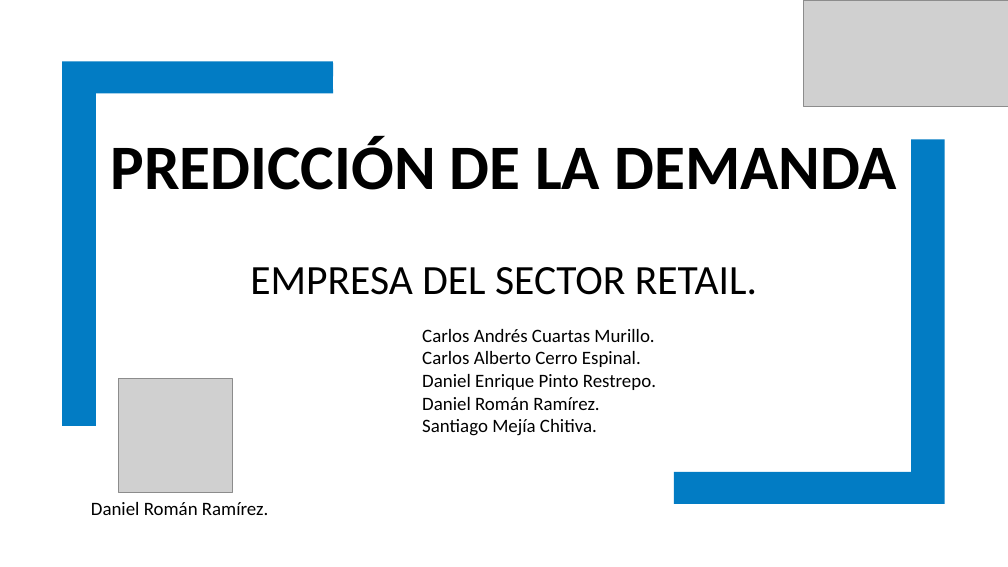
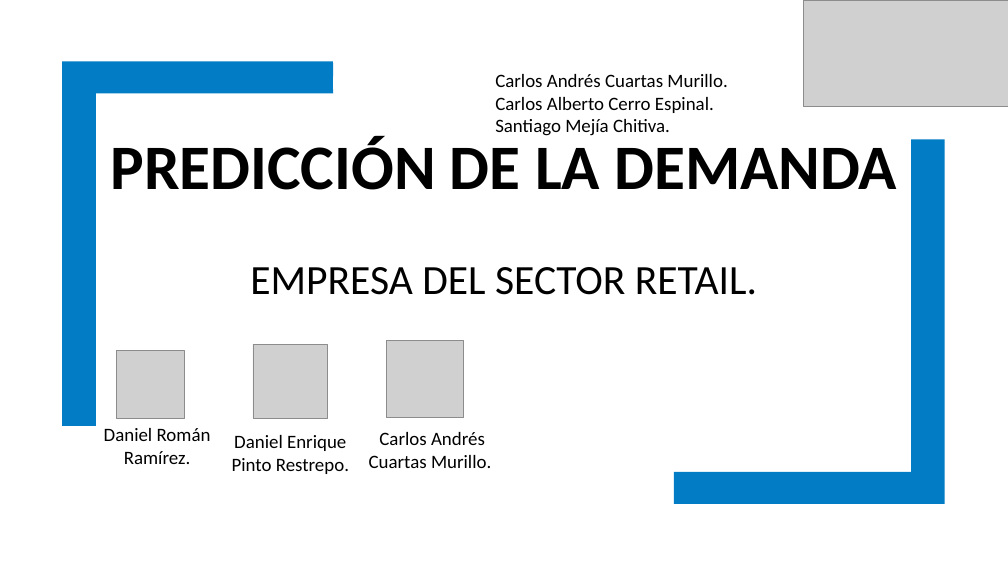
Before and after one commit to mcdya2020/Proyecto-integrador-2020, a slide deck: slide 1 of 2. Presentación final/Presentación PI-2 V2.pptx. Drawn at 1008x567 pixels with LibreOffice and Linux fonts; fonts in the diff are those of the drawing; grey boxes stand for pictures. Boxes give left, top, right and bottom in pixels: in the first picture for what was removed or moved away, otherwise in the second. Text is boxed around its words. In the diff, an @@ line names an element or a change of style, - is before the commit and + after.

```diff
--- a/2. Presentación final/Presentación PI-2 V2.pptx
+++ b/2. Presentación final/Presentación PI-2 V2.pptx
@@ text "Carlos Andrés Cuartas Murillo.": place and size @@
-text "Carlos Andrés Cuartas Murillo." at (422, 329, 656, 436)
+text "Carlos Andrés Cuartas Murillo." at (495, 74, 727, 136)
@@ picture: place and size @@
-picture at (118, 378, 232, 492)
+picture at (116, 351, 185, 419)
@@ picture added at (253, 344, 328, 419) @@
@@ picture added at (386, 340, 464, 418) @@
@@ text at (422, 374, 656, 410): paragraphs removed @@
-Daniel Enrique Pinto Restrepo.
-Daniel Román Ramírez.
@@ text "Daniel Román Ramírez.": place and size @@
-text "Daniel Román Ramírez." at (91, 502, 268, 515)
+text "Daniel Román Ramírez." at (104, 428, 211, 464)
@@ text "Daniel Román Ramírez." at (104, 428, 211, 464): alignment left to centre @@
@@ text added at (232, 435, 349, 474), 18 pt, text #000000 @@
+Daniel Enrique Pinto Restrepo.
@@ text added at (369, 432, 491, 468), 18 pt, text #000000 @@
+Carlos Andrés Cuartas Murillo.
```
Also in this commit, not shown: 5 other slides changed, 8 slides added.
